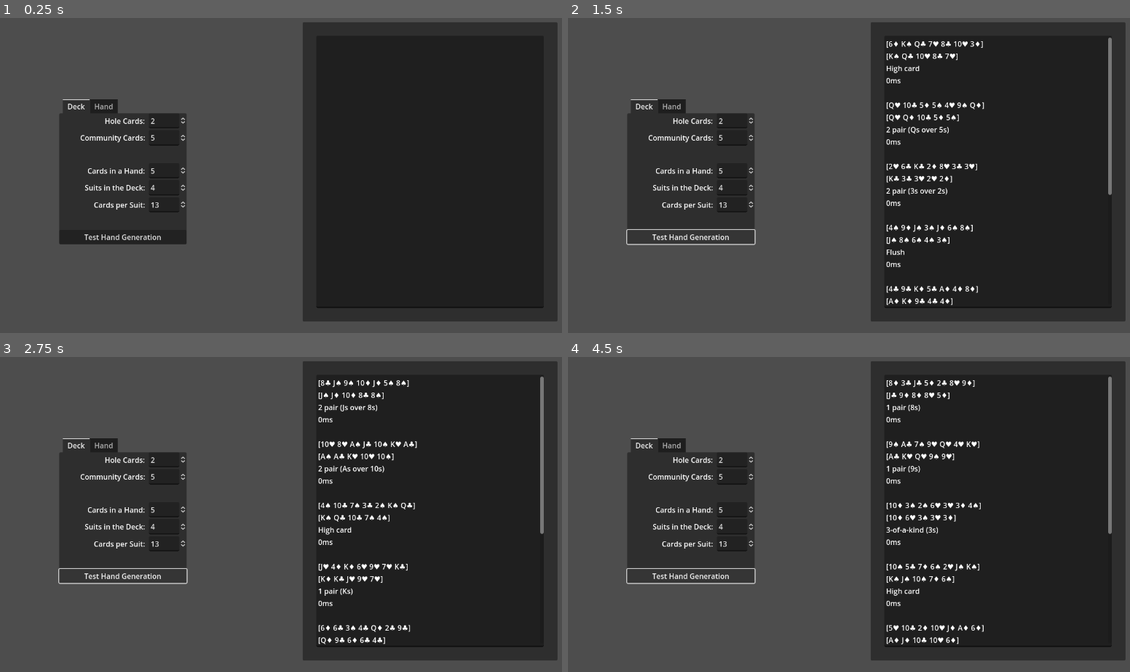
Above: before the commit, frames 1-4 (two rows, left to right).
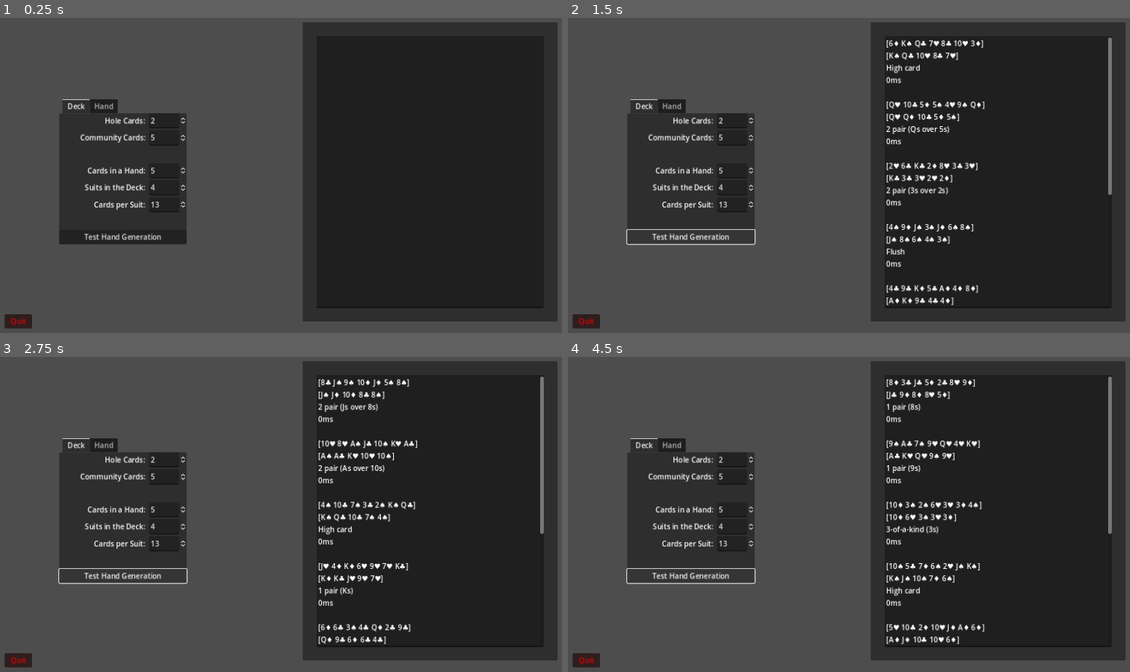
Above: after the commit, the same moments.

Repository: rwilson02/Poker-Party
Game: Godot game, scene res://scenes/debug/test_hands.tscn
The game is run twice, just before and just after one commit, with the same random seed, the same clock (stepped at 60 frames per second) and the same inputs. Before the commit the project has no main scene; this scene is started directly in both runs.
Inputs:
- Up to frame 1 (0.25 s): no input
- Up to frame 2 (1.5 s): click "Test Hand Generation" at 0.5 s; click "Test Hand Generation" at 1.25 s
- Up to frame 3 (2.75 s): click "Test Hand Generation" at 2 s
- Up to frame 4 (4.5 s): tap Enter at 2.75, 4.25 s; tap Space at 3.5 s

The runs differ from the first frame. In frame 1, 1.0% of the frame differs, in the area x 0-29%, y 25-99%; in frame 2, 2.8%; in frame 3, 2.8%, in the area x 0-75%, y 6-99%; in frame 4, 2.8%.

Commit message:
quit button
one last change for the first build

Diff:
--- a/project.godot
+++ b/project.godot
@@ -11,6 +11,7 @@
 [application]
 
 config/name="Poker Party"
+run/main_scene="res://scenes/debug/test_hands.tscn"
 config/features=PackedStringArray("4.0", "Forward Plus")
 config/icon="res://icon.svg"
 
@@ -22,6 +23,7 @@
 
 window/size/viewport_width=1280
 window/size/viewport_height=720
+window/stretch/mode="canvas_items"
 
 [dotnet]
 
--- a/scenes/debug/test_hands.tscn
+++ b/scenes/debug/test_hands.tscn
@@ -163,6 +163,20 @@
 virtual_keyboard_enabled = false
 middle_mouse_paste_enabled = false
 
+[node name="Button" type="Button" parent="."]
+modulate = Color(1, 0, 0, 1)
+layout_mode = 1
+anchors_preset = 2
+anchor_top = 1.0
+anchor_bottom = 1.0
+offset_left = 15.0
+offset_top = -46.0
+offset_right = 75.0
+offset_bottom = -15.0
+grow_vertical = 0
+text = "Quit"
+
 [connection signal="tab_changed" from="Config" to="." method="on_tab_changed"]
 [connection signal="pressed" from="Config/Deck/Generate" to="." method="do_generation_test"]
 [connection signal="pressed" from="Config/Hand/TestHand" to="." method="do_hand_test"]
+[connection signal="pressed" from="Button" to="." method="on_quit"]
--- a/scripts/debug/hand_generation.gd
+++ b/scripts/debug/hand_generation.gd
@@ -87,3 +87,6 @@
 	if tab == 1:
 		set_rules()
 		hand_explainer.text = explanation % (Rules.SUITS * Rules.VALS_PER_SUIT)
+
+func on_quit():
+	get_tree().quit()
--- a/scripts/hand.gd
+++ b/scripts/hand.gd
@@ -60,9 +60,11 @@
 							self.rank = "2P"
 						[3, 3]:
 							self.rank = "2T"
-						_:
-							self.rank = "CR" if groups[0] + groups[1] < cards.size() \
-							else "FH"
+						[_, _]:
+							if groups[0] + groups[1] < cards.size():
+								self.rank = "CR"
+							else:
+								self.rank = "FH"
 				3:
 					self.rank = "3P"
 					self.kickerA = runs[0][1]
@@ -91,6 +93,15 @@
 			return hand_name % properA
 		"FH":
 			hand_name = "Full house (%ss over %ss)"
+			return hand_name % [properA, properB]
+		"2T":
+			hand_name = "Two trips (%ss over %ss)"
+			return hand_name % [properA, properB]
+		"3P":
+			hand_name = "3 pair (%ss over %ss over %ss)"
+			return hand_name % [Rules.get_proper_value(kickerC), properB, properA]
+		"CR":
+			hand_name = "Crowd (%ss and %ss)"
 			return hand_name % [properA, properB]
 		"FL":
 			hand_name = "Flush"
--- a/scripts/rules.gd
+++ b/scripts/rules.gd
@@ -62,3 +62,21 @@
 	HOLE_CARDS = 2
 	COMM_CARDS = 5
 	CARDS_PER_HAND = 5
+
+	HAND_RANKS = {
+		"5K": 900,
+		"SF": 800,
+		"4K": 700,
+		"FH": 600,
+		"FL": 500,
+		"ST": 400,
+		"3K": 300,
+		"2P": 200,
+		"1P": 100,
+		"HC": 000,
+		"": -9999,
+		"CR": 550,
+		"3P": 570,
+		"2T": 590,
+		"6K": 999
+	}
